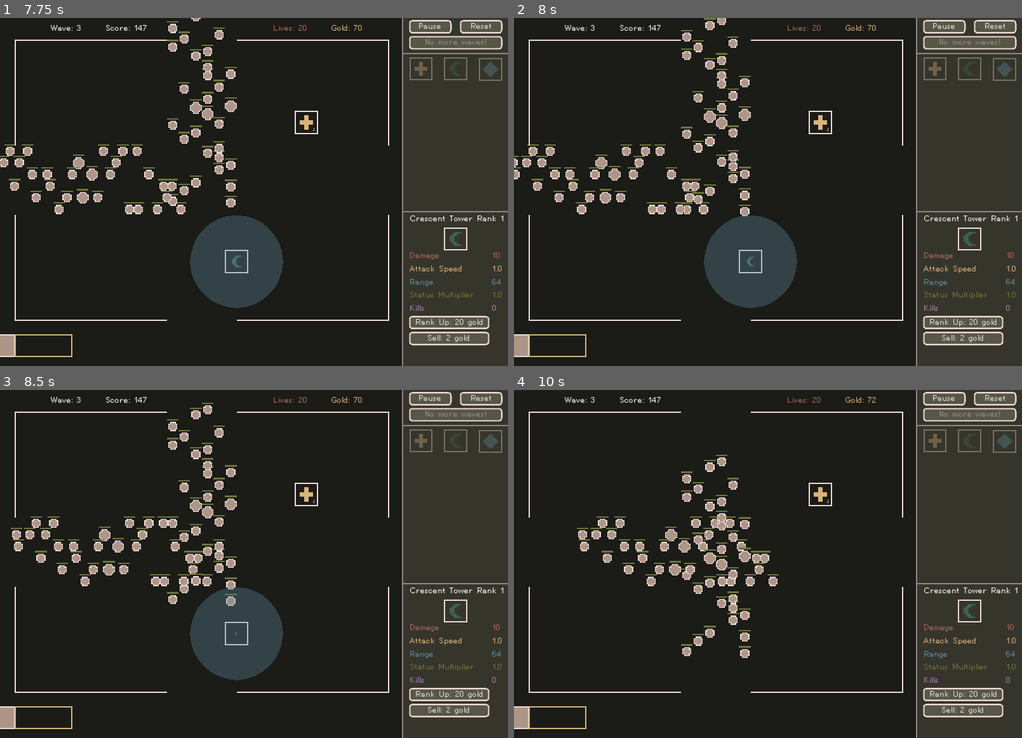
Above: before the commit, frames 1-4 (two rows, left to right).
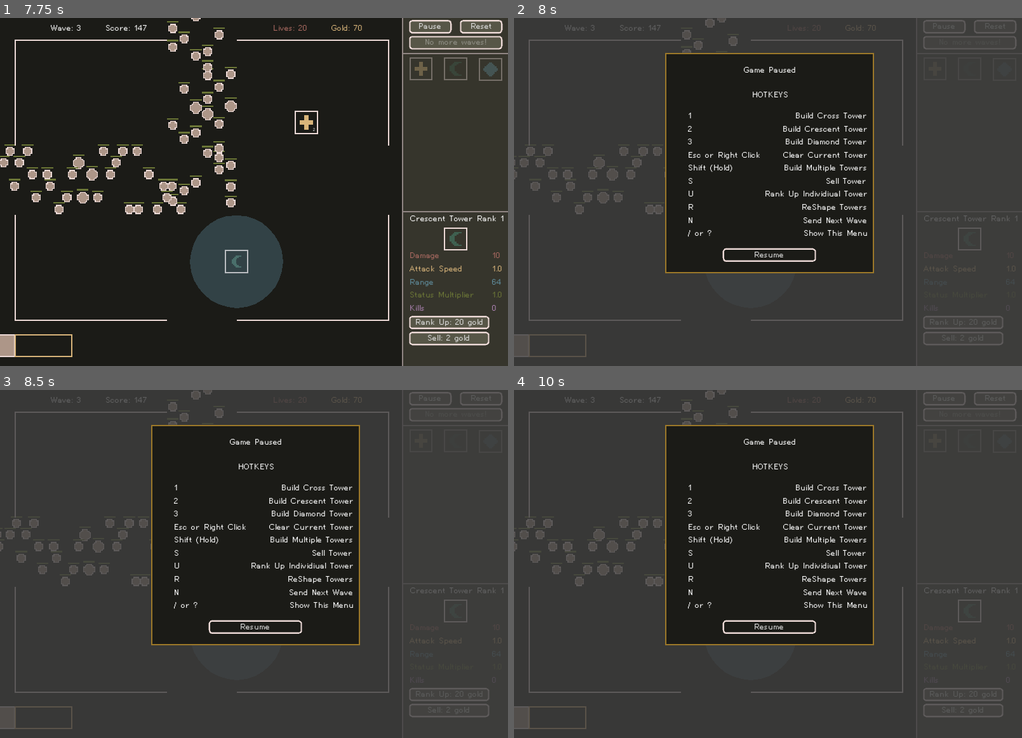
Above: after the commit, the same moments.

Repository: nolenroyalty/ReShape-TD
Game: Godot game, scene res://Main.tscn
Same seed, same stepped clock (60 frames per second), same inputs: the game is played once before the commit and once after it.
Inputs (mouse positions are in pixels of both pictures, inside the frame that each line leads up to):
- Up to frame 1 (7.75 s): click "Start" at 0.5 s; click "Got It!" at 1.25 s; click "Start" at 2 s; click (5, 209) at 2.77 s; tap Enter (ui_accept) at 3.5, 3.77, 4.52, 6.02, 6.77, 7.52 s; move the mouse to (203, 181) at 3.52 s; hold Right (ui_right) 3.53-4.28 s; hold Shift (continue_building) 3.53-4.28 s; click (203, 181) at 3.67 s; move the mouse to (152, 209) at 4.27 s; tap R (reshape_tower) at 4.35 s; click (152, 209) at 4.42 s; move the mouse to (304, 115) at 5.02 s; hold Right (ui_right) 5.03-5.78 s; tap 1 (select_tower_1) at 5.1 s; click (304, 115) at 5.17 s; move the mouse to (228, 261) at 5.77 s; hold U (upgrade_tower) 5.78-6.53 s; tap 2 (select_tower_2) at 5.85 s; click (228, 261) at 5.92 s; move the mouse to (406, 244) at 6.52 s; tap 3 (select_tower_3) at 6.6 s; click (406, 244) at 6.67 s; tap Escape (cancel_build_tower) at 7.15 s; move the mouse to (101, 139) at 7.27 s; tap S (sell_tower) at 7.35 s; click (101, 139) at 7.42 s
- Up to frame 2 (8 s): tap / (pause, bound only after the commit) at 7.9 s
- Up to frame 3 (8.5 s): move the mouse to (279, 564) at 8.02 s; tap N (send_wave) at 8.1 s; click (279, 564) at 8.17 s
- Up to frame 4 (10 s): move the mouse to (691, 477) at 8.77 s; hold Right (ui_right) 8.78-9.53 s; tap Shift (continue_building) at 8.85 s; click (691, 477) at 8.92 s; tap Enter (ui_accept) at 9.02, 9.77 s; move the mouse to (879, 546) at 9.52 s; hold U (upgrade_tower) from 9.53 s (still down); tap R (reshape_tower) at 9.6 s; click (879, 546) at 9.67 s

Frame 1 is identical in both runs. In frame 2, 60% of the frame differs, in the area x 0-100%, y 0-100%; in frame 3, 60%; in frame 4, 60%.
Error before the commit: Attempt to call function 'rank_up_cost' in base 'previously freed instance' on a null instance. (res://ui/IndividualTowerViewer.gd:64)

Commit message:
show hotkeys in pause menu, add pause hotkey

Diff:
--- a/project.godot
+++ b/project.godot
@@ -145,6 +145,12 @@
 "events": [ Object(InputEventKey,"resource_local_to_scene":false,"resource_name":"","device":0,"alt":false,"shift":false,"control":true,"meta":false,"command":true,"pressed":false,"scancode":81,"physical_scancode":0,"unicode":0,"echo":false,"script":null)
  ]
 }
+pause={
+"deadzone": 0.5,
+"events": [ Object(InputEventKey,"resource_local_to_scene":false,"resource_name":"","device":0,"alt":false,"shift":false,"control":false,"meta":false,"command":false,"pressed":false,"scancode":47,"physical_scancode":0,"unicode":0,"echo":false,"script":null)
+, Object(InputEventKey,"resource_local_to_scene":false,"resource_name":"","device":0,"alt":false,"shift":true,"control":false,"meta":false,"command":false,"pressed":false,"scancode":47,"physical_scancode":0,"unicode":0,"echo":false,"script":null)
+ ]
+}
 
 [layer_names]
 
--- a/ui/FullSidebar.gd
+++ b/ui/FullSidebar.gd
@@ -63,6 +63,10 @@
 	next_wave_button.disabled = false
 	individual_viewer.free_current()
 
+func _process(_delta):
+	if Input.is_action_just_pressed("pause"):
+		prop_pause()
+
 func _ready():
 	tower_builder.connect("reshape", self, "prop_reshape")
 	tower_builder.connect("selected", self, "prop_selected")
--- a/ui/IndividualTowerViewer.gd
+++ b/ui/IndividualTowerViewer.gd
@@ -104,6 +104,6 @@
 	var _ignore = State.connect("gold_updated", self, "on_gold_changed")
 	_ignore = Upgrades.connect("reshaped", self, "handle_reshaped")
 	set_text_for_tower()
-	if not State.has_ranked_up_ever and State.wave__hack_for_tower_to_access_this > 4:
+	if not State.has_ranked_up_ever and State.wave__hack_for_tower_to_access_this > 3:
 		# Pulse the rankup thing a bit if it hasn't been used a few waves in so that folks realize it's there.
 		anim.play("pulse_rankup")
--- a/ui/PauseModal.tscn
+++ b/ui/PauseModal.tscn
@@ -12,10 +12,10 @@
 anchor_top = 0.5
 anchor_right = 0.5
 anchor_bottom = 0.5
-margin_left = -113.0
-margin_top = -76.0
-margin_right = 113.0
-margin_bottom = 76.0
+margin_left = -142.0
+margin_top = -192.0
+margin_right = 146.0
+margin_bottom = 112.0
 texture = ExtResource( 1 )
 patch_margin_left = 2
 patch_margin_top = 2
@@ -26,19 +26,188 @@
 anchor_left = 0.5
 anchor_right = 0.5
 margin_left = -35.5
-margin_top = 52.0
+margin_top = 17.0
 margin_right = 35.5
-margin_bottom = 66.0
-text = "Game Paused"
+margin_bottom = 65.0
+text = "Game Paused
+
+HOTKEYS"
+align = 1
 
 [node name="Button" type="Button" parent="NinePatchRect"]
 anchor_left = 0.5
-anchor_top = 0.5
+anchor_top = 1.0
 anchor_right = 0.5
-anchor_bottom = 0.5
-margin_left = -30.0
-margin_top = 6.0
-margin_right = 30.0
-margin_bottom = 24.0
+anchor_bottom = 1.0
+margin_left = -64.0
+margin_top = -34.0
+margin_right = 64.0
+margin_bottom = -16.0
 rect_min_size = Vector2( 60, 0 )
 text = "Resume"
+
+[node name="GridContainer" type="GridContainer" parent="NinePatchRect"]
+margin_left = 32.0
+margin_top = 80.0
+margin_right = 277.0
+margin_bottom = 320.0
+mouse_filter = 2
+columns = 2
+
+[node name="Label" type="Label" parent="NinePatchRect/GridContainer"]
+margin_right = 99.0
+margin_bottom = 14.0
+size_flags_horizontal = 3
+text = "1"
+
+[node name="Label2" type="Label" parent="NinePatchRect/GridContainer"]
+margin_left = 103.0
+margin_right = 245.0
+margin_bottom = 14.0
+size_flags_horizontal = 3
+text = "Build Cross Tower"
+align = 2
+
+[node name="Label3" type="Label" parent="NinePatchRect/GridContainer"]
+margin_top = 18.0
+margin_right = 99.0
+margin_bottom = 32.0
+size_flags_horizontal = 3
+text = "2"
+
+[node name="Label4" type="Label" parent="NinePatchRect/GridContainer"]
+margin_left = 103.0
+margin_top = 18.0
+margin_right = 245.0
+margin_bottom = 32.0
+size_flags_horizontal = 3
+text = "Build Crescent Tower"
+align = 2
+
+[node name="Label5" type="Label" parent="NinePatchRect/GridContainer"]
+margin_top = 36.0
+margin_right = 99.0
+margin_bottom = 50.0
+size_flags_horizontal = 3
+text = "3"
+
+[node name="Label6" type="Label" parent="NinePatchRect/GridContainer"]
+margin_left = 103.0
+margin_top = 36.0
+margin_right = 245.0
+margin_bottom = 50.0
+size_flags_horizontal = 3
+text = "Build Diamond Tower"
+align = 2
+
+[node name="Label7" type="Label" parent="NinePatchRect/GridContainer"]
+margin_top = 54.0
+margin_right = 99.0
+margin_bottom = 68.0
+size_flags_horizontal = 3
+text = "Esc or Right Click"
+
+[node name="Label8" type="Label" parent="NinePatchRect/GridContainer"]
+margin_left = 103.0
+margin_top = 54.0
+margin_right = 245.0
+margin_bottom = 68.0
+size_flags_horizontal = 3
+text = "Clear Current Tower"
+align = 2
+
+[node name="Label9" type="Label" parent="NinePatchRect/GridContainer"]
+margin_top = 72.0
+margin_right = 99.0
+margin_bottom = 86.0
+size_flags_horizontal = 3
+text = "Shift (Hold)"
+
+[node name="Label10" type="Label" parent="NinePatchRect/GridContainer"]
+margin_left = 103.0
+margin_top = 72.0
+margin_right = 245.0
+margin_bottom = 86.0
+size_flags_horizontal = 3
+text = "Build Multiple Towers"
+align = 2
+
+[node name="Label11" type="Label" parent="NinePatchRect/GridContainer"]
+margin_top = 90.0
+margin_right = 99.0
+margin_bottom = 104.0
+size_flags_horizontal = 3
+text = "S"
+
+[node name="Label12" type="Label" parent="NinePatchRect/GridContainer"]
+margin_left = 103.0
+margin_top = 90.0
+margin_right = 245.0
+margin_bottom = 104.0
+size_flags_horizontal = 3
+text = "Sell Tower"
+align = 2
+
+[node name="Label13" type="Label" parent="NinePatchRect/GridContainer"]
+margin_top = 108.0
+margin_right = 99.0
+margin_bottom = 122.0
+size_flags_horizontal = 3
+text = "U"
+
+[node name="Label14" type="Label" parent="NinePatchRect/GridContainer"]
+margin_left = 103.0
+margin_top = 108.0
+margin_right = 245.0
+margin_bottom = 122.0
+size_flags_horizontal = 3
+text = "Rank Up Individiual Tower"
+align = 2
+
+[node name="Label15" type="Label" parent="NinePatchRect/GridContainer"]
+margin_top = 126.0
+margin_right = 99.0
+margin_bottom = 140.0
+size_flags_horizontal = 3
+text = "R"
+
+[node name="Label16" type="Label" parent="NinePatchRect/GridContainer"]
+margin_left = 103.0
+margin_top = 126.0
+margin_right = 245.0
+margin_bottom = 140.0
+size_flags_horizontal = 3
+text = "ReShape Towers"
+align = 2
+
+[node name="Label17" type="Label" parent="NinePatchRect/GridContainer"]
+margin_top = 144.0
+margin_right = 99.0
+margin_bottom = 158.0
+size_flags_horizontal = 3
+text = "N"
+
+[node name="Label18" type="Label" parent="NinePatchRect/GridContainer"]
+margin_left = 103.0
+margin_top = 144.0
+margin_right = 245.0
+margin_bottom = 158.0
+size_flags_horizontal = 3
+text = "Send Next Wave"
+align = 2
+
+[node name="Label19" type="Label" parent="NinePatchRect/GridContainer"]
+margin_top = 162.0
+margin_right = 99.0
+margin_bottom = 176.0
+size_flags_horizontal = 3
+text = "/ or ?"
+
+[node name="Label20" type="Label" parent="NinePatchRect/GridContainer"]
+margin_left = 103.0
+margin_top = 162.0
+margin_right = 245.0
+margin_bottom = 176.0
+size_flags_horizontal = 3
+text = "Show This Menu"
+align = 2
